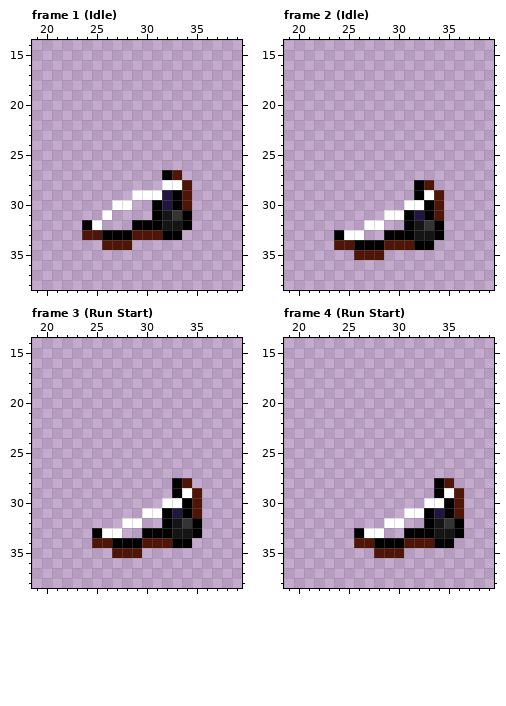
Pixel-art file, stored at Assets/Home_bred/Archer/Archer.aseprite. The picture above was drawn from the file before the commit.
56x56 pixels, 64 frames. Shown: frame 1 (Idle): x 19..39, y 14..38; frame 2 (Idle): x 19..39, y 14..38; frame 3 (Run Start): x 19..39, y 14..38; frame 4 (Run Start): x 19..39, y 14..38. The commit also changed other frames, which this record leaves out.
After:
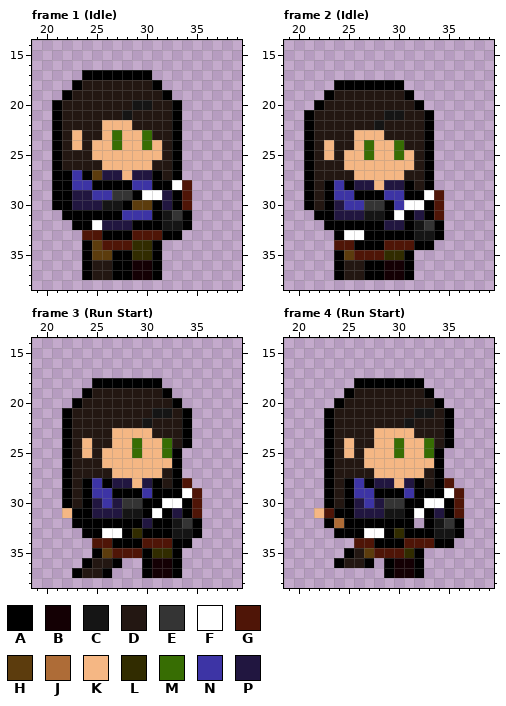
Palette (. is transparent): A #000000  B #140004  C #151515  D #231712  E #343434  F #ffffff  G #4f1507  H #5c3c0d  J #ae6c37  K #f5b784  L #312c00  M #376d03  N #3d34a5  P #211640
Change:
layer "Back Leg" now shown
layer "Torso" now shown
layer "Front Leg" now shown
layer "Head" now shown
layer "Hair" now shown
layer "Free Arm" now shown
Changed rows in their new state; - is an unchanged pixel.
Frame 1 (Idle):
first column x 21:
17 ---AAAAAAA---
18 --ADDDDDDDA--
19 -ADDDDDDDDDA-
20 ADDDDDDDCCDDA
21 ADDDDDDCDDDDA
22 ADDDDKKKDDDDA
23 ADKDDKMKKMDDA
24 ADKDKKMKKMKDA
25 ADDDKKKKKKKDA
26 ADDDDKKKKKDDA
27 AANAHPPKPPADA
28 AANNAAAANNAA-
29 AAPPNNEEA----
30 AAPPPCCAHH---
31 -AAAAAANNN---
32 --A--PPP-----
34 ---AH---LLA--
35 ---AHHAALLA--
36 ---ADDAABBA--
37 ---ADDAABBA--
Frame 2 (Idle):
first column x 21:
18 ---AAAAAAA---
19 --ADDDDDDDA--
20 -ADDDDDDDDDA-
21 ADDDDDDDCCDDA
22 ADDDDDDCDDDDA
23 ADDDDKKKDDDDA
24 ADKDDKMKKMDDA
25 ADKDKKMKKMKDA
26 ADDDKKKKKKKDA
27 ADDDDKKKKKDDA
28 ADANAPPKPPADA
29 ADANNAAANNA--
30 ADAPNNEEAN---
31 -AAPPPCCA----
32 --AAAAAAPP---
33 ------AA-----
35 ---AH---LLA--
36 ---ADDAABBA--
37 ---ADDAABBA--
Frame 3 (Run Start):
first column x 22:
18 ---AAAAAAA---
19 --ADDDDDDDA--
20 -ADDDDDDDDDA-
21 ADDDDDDDDCCDA
22 ADDDDDDDCDDDA
23 ADDDDKKKKDDDA
24 ADKDDKKMKKMDA
25 ADKDKKKMKKMA-
26 ADDDKKKKKKKA-
27 ADDDDKKKKKDA-
28 ADANAPPKPAD--
29 ADANNAAANAA--
30 ADAPNPEEAA---
31 KAAPPPCCA----
32 -AAAAAAAPA---
33 --A---AL-----
35 ---AH---ALLA-
36 --ADDA--ABBA-
37 -ADDA---ABBA-
Frame 4 (Run Start):
first column x 22:
18 ----AAAAAAA---
19 ---ADDDDDDDA--
20 --ADDDDDDDDDA-
21 -ADDDDDDDDCCDA
22 -ADDDDDDDCDDDA
23 -ADDDDKKKKDDDA
24 -ADKDDKKMKKMDA
25 -ADKDKKKMKKMA-
26 -ADDDKKKKKKKA-
27 -ADDDDKKKKKDA-
28 -ADANAPPKPAD--
29 -ADANNAAANAA--
30 -ADAPNPEEAA---
31 KGAAPPPCCA----
32 -AJAAAAAAA----
33 --AA---AL-----
35 ---ADH---LA---
36 --ADDA-ABBA---
37 -------ABBA---
Boxes around the changes in both pictures, in picture pixels (x1, y1, x2, y2):
changed: (52, 70, 182, 280)
changed: (304, 80, 434, 280)
changed: (62, 378, 192, 578)
changed: (314, 378, 454, 578)
